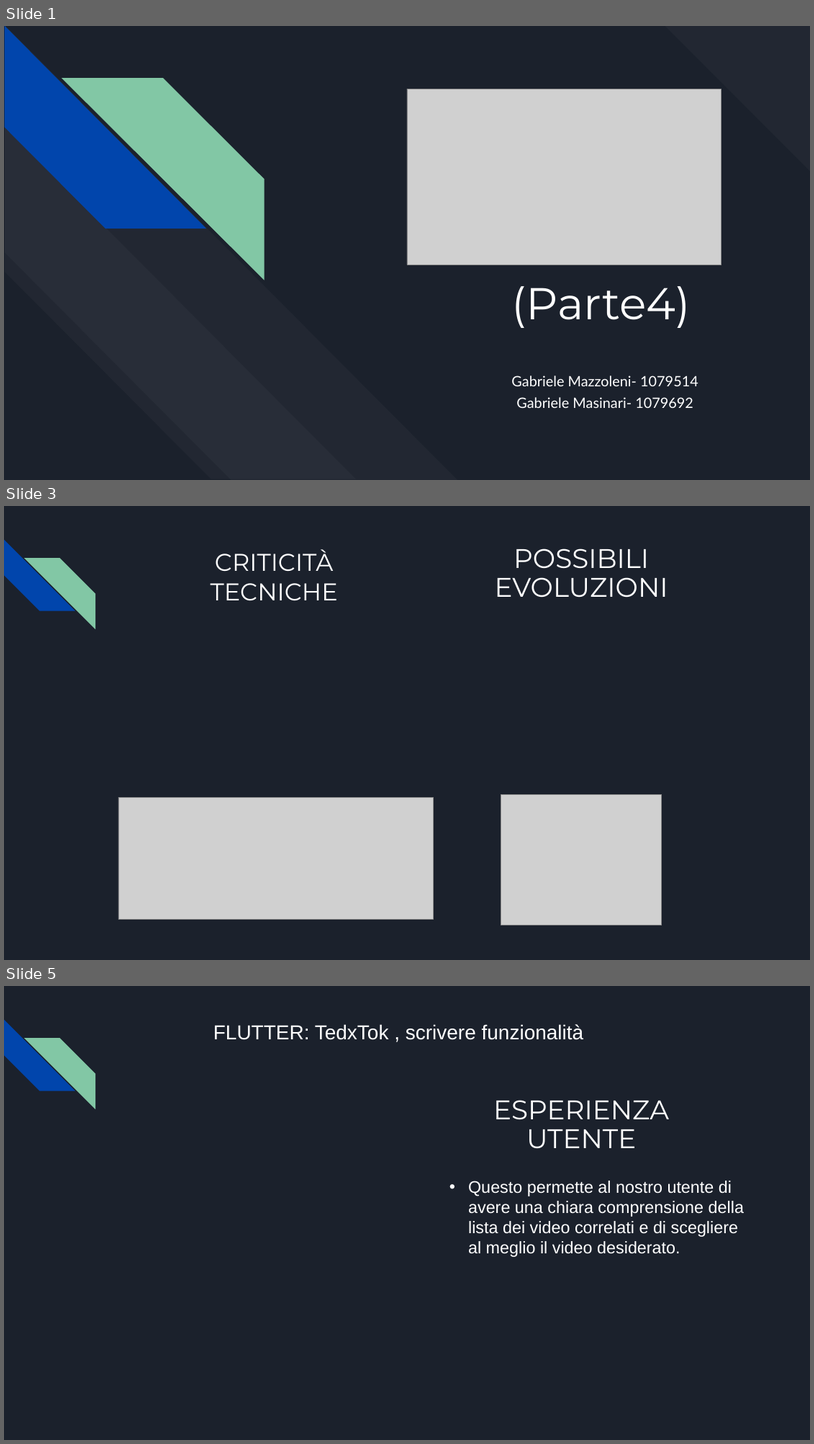
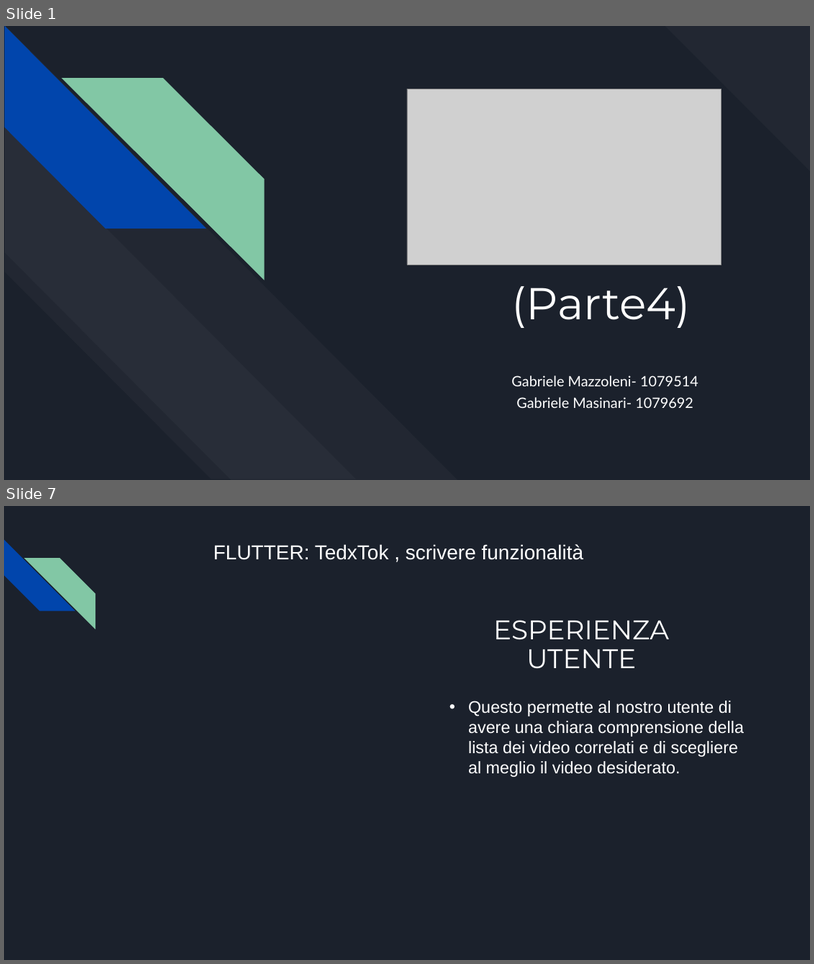
Before and after one commit to Gabriele-Mazzoleni/Progetti_Tec_Cloud_Mobile_2024, a slide deck: Parte 4/Presentazione TedxTok(parte 4).pptx. Shown one above the other, each under a label of ours: slides 1, 3 and 5 before the commit, slides 1 and 7 after it; the slides between them are not shown. The pictures are 814x1444 and 814x964 pixels, drawn with LibreOffice and Linux fonts; fonts in the diff are those of the drawing; grey boxes stand for pictures. Boxes give left, top, right and bottom in pixels: in the first picture for what was removed or moved away, otherwise in the second. Text is boxed around its words. In the diff, an @@ line names an element or a change of style, - is before the commit and + after.

```diff
--- a/Parte 4/Presentazione TedxTok(parte 4).pptx
+++ b/Parte 4/Presentazione TedxTok(parte 4).pptx
@@ slide 3 removed at <box>4,506,810,960</box>, background #1B212C; not listed: 2 template elements that a slide beside it also shows @@
@@ title removed at <box>495,548,669,597</box> @@
-POSSIBILI
-EVOLUZIONI
@@ title removed at <box>211,549,338,601</box> @@
-CRITICITÀ
-TECNICHE
@@ picture removed at <box>118,797,434,919</box> @@
@@ picture removed at <box>502,795,662,925</box> @@
@@ what was slide 5 is now slide 7 @@
```
Also in this commit, not shown: 1 slide changed, 4 slides added, 2 other slides removed, 12 other files.
